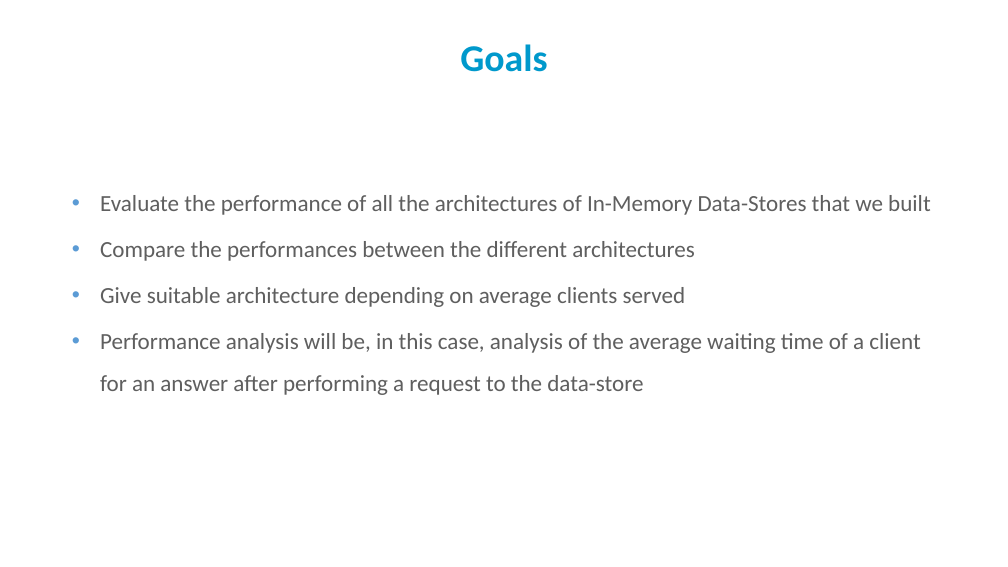
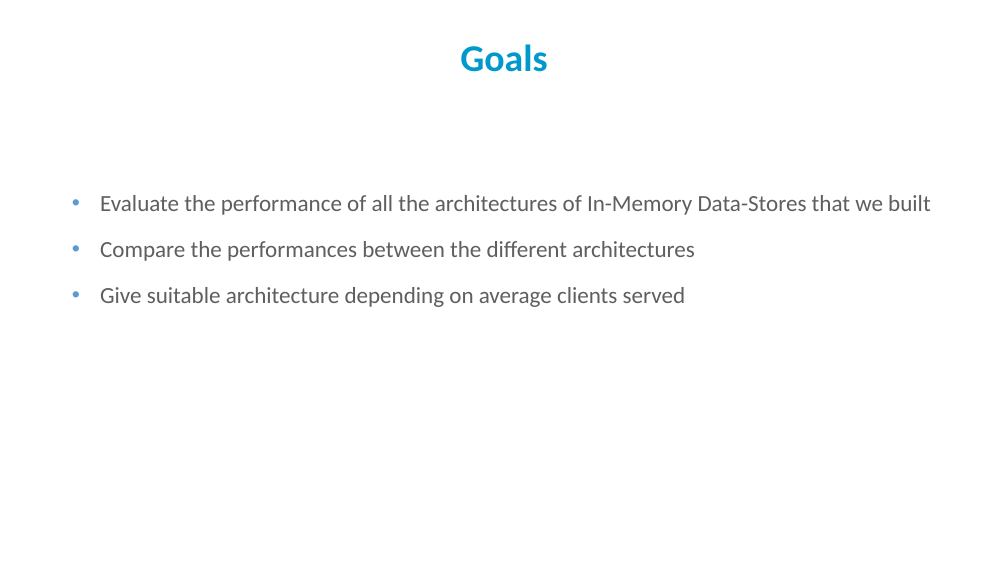
Before and after one commit to PatrickAndrade/top2developers, a slide deck: slide 6 of Perf Eval - Final presentation.pptx. Drawn at 1008x567 pixels with LibreOffice and Linux fonts; fonts in the diff are those of the drawing; background and template pictures are left out. Boxes give left, top, right and bottom in pixels: in the first picture for what was removed or moved away, otherwise in the second. Text is boxed around its words. In the diff, an @@ line names an element or a change of style, - is before the commit and + after.

```diff
--- a/Perf Eval - Final presentation.pptx
+++ b/Perf Eval - Final presentation.pptx
@@ text at (x1=100, y1=333, x2=920, y2=395): paragraph removed @@
-• Performance analysis will be, in this case, analysis of the average waiting time of a client for an answer after performing a request to the data-store
```
Also in this commit, not shown: 3 other slides changed.
